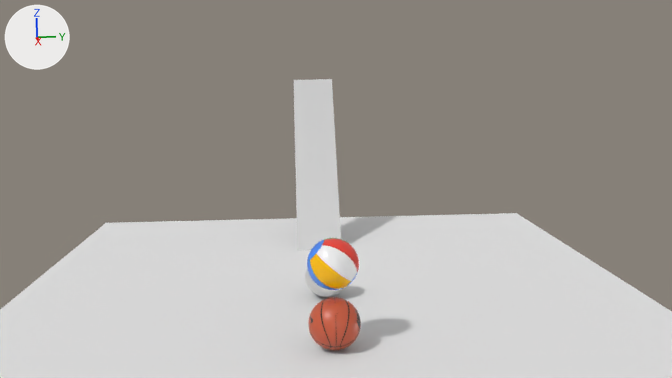
Renders of the Blender file Pelota con obstaculos/Modulo 03. Pelota con obstaculos/pelota_Obstaculos.blend from each side of a commit.
One viewpoint serves both versions: the file's camera 'Camera'. The axes (+X, +Y, +Z) are drawn at upper left. The lights are the same throughout. Both versions are drawn at frame 95 of the action 'Pelota_BasketAction.002'; the numbers are the values there.

In view in the first picture: 'Pelota_Basket', 'Pelota_Playa', 'Rampa_1', 'suelo'.
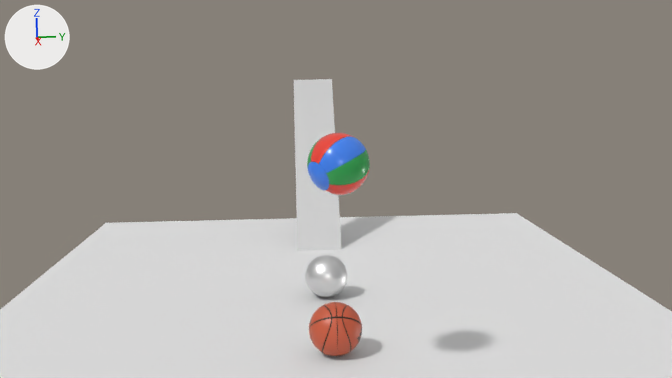
Changed parts and their boxes (x1, y1, x2, y2) in the pictures (672 x 378 px):
'Pelota_Playa', moved, turned: before (307, 238, 359, 290); after (307, 133, 370, 195)
'Pelota_Basket', moved, turned: before (308, 297, 361, 350); after (309, 302, 362, 356)
'Pelota_Metal', unchanged, uncovered by the edit: before (305, 268, 344, 298); after (305, 255, 348, 298)

What the commit changed:
Object 'Pelota_Playa' (ob_pelota_playa) moves from (3.69, 0.0, 3.22) to (7.8, 0.0, 7.61).
Object 'Pelota_Playa' (ob_pelota_playa) turns from (0, 0, 0) to (0, 124, 0) degrees about x, y and z.
Object 'Pelota_Basket' (ob_pelota_basket) moves from (4.23, 0.0, 1.01) to (4.81, 0.0, 1.01).
Object 'Pelota_Basket' (ob_pelota_basket) turns from (0, 220, 0) to (0, 315, 0) degrees about x, y and z.
